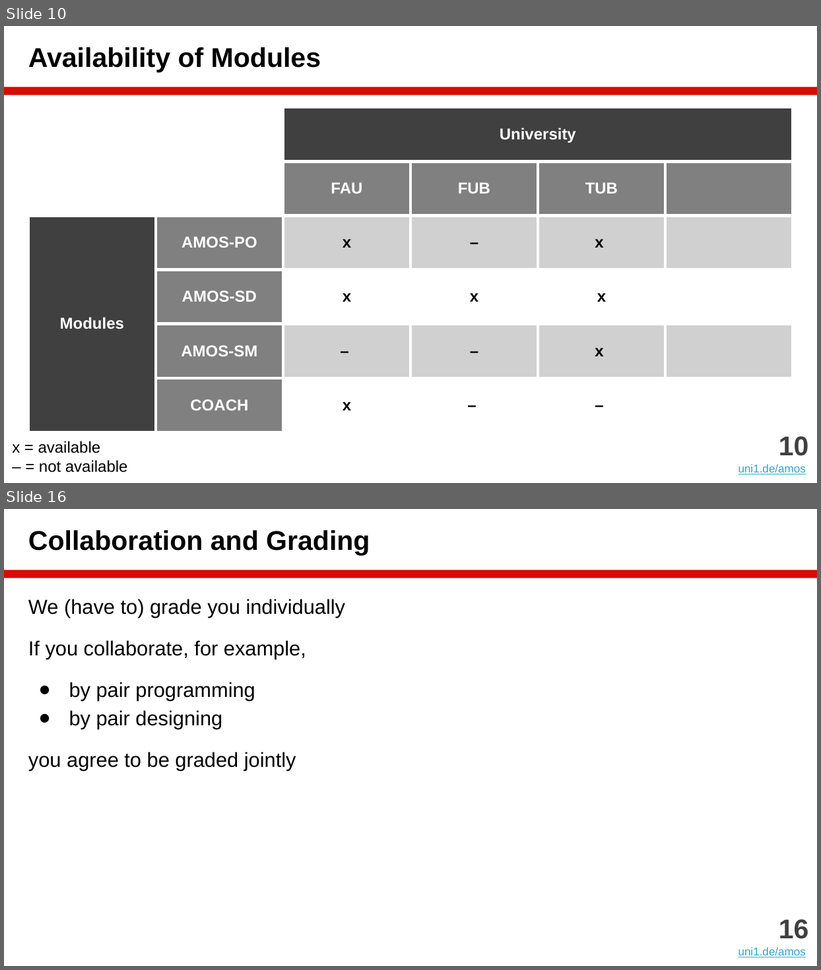
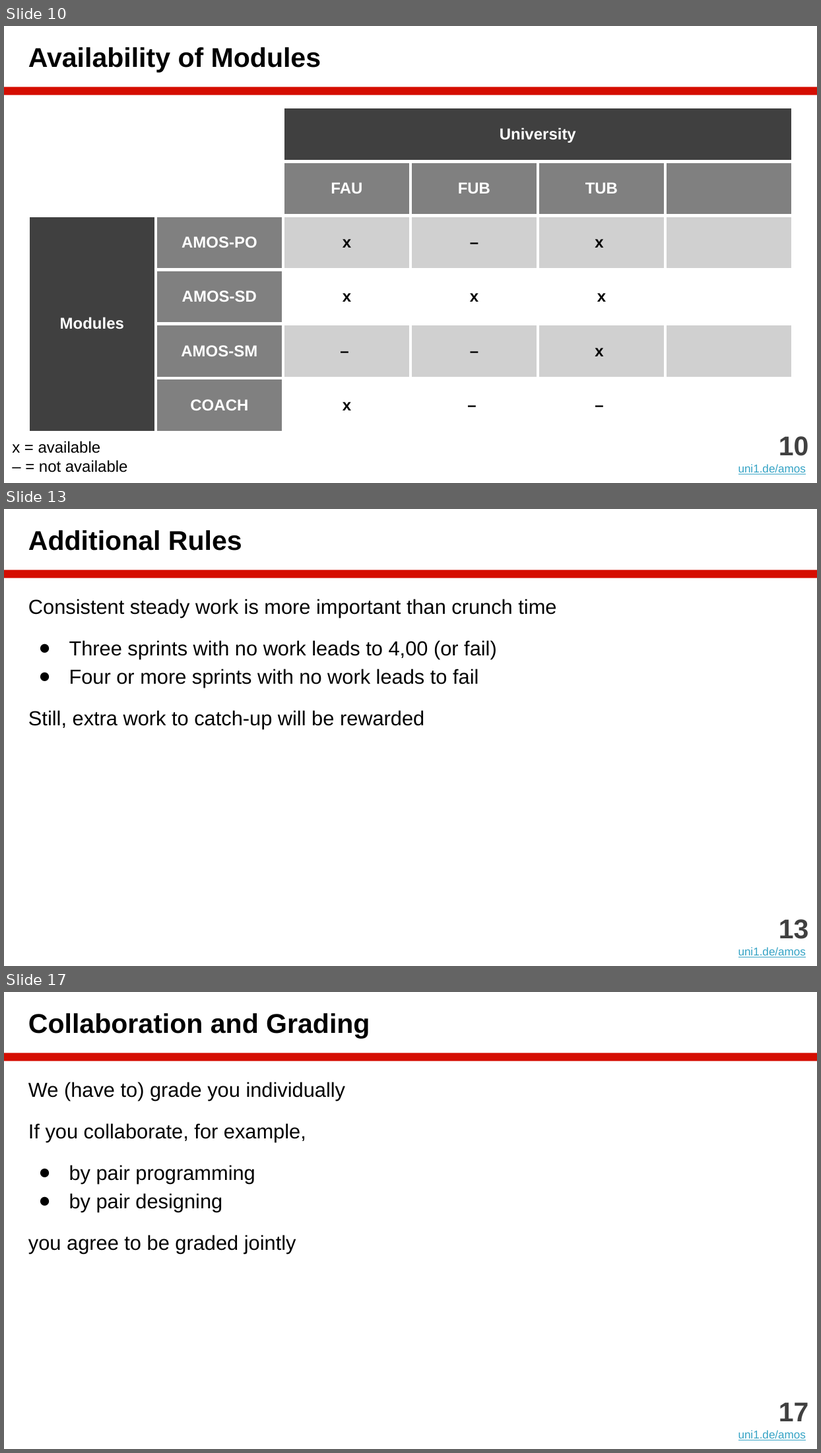
Before and after one commit to dirkriehle/amos-course, a slide deck: Lecture slides/AMOS A01 - Introduction.pptx. Shown one above the other, each under a label of ours: slides 10 and 16 before the commit, slides 10, 13 and 17 after it; the slides between them are not shown. The pictures are 821x970 and 821x1453 pixels, drawn with LibreOffice and Linux fonts; fonts in the diff are those of the drawing. Boxes give left, top, right and bottom in pixels: in the first picture for what was removed or moved away, otherwise in the second. Text is boxed around its words. In the diff, an @@ line names an element or a change of style, - is before the commit and + after.

```diff
--- a/Lecture slides/AMOS A01 - Introduction.pptx
+++ b/Lecture slides/AMOS A01 - Introduction.pptx
@@ slide 13 added at box(4, 509, 817, 966), background #FFFFFF; not listed: 1 template element that a slide beside it also shows @@
@@ title added at box(28, 530, 242, 551), 24 pt, text #000000, bold @@
+Additional Rules
@@ text added at box(28, 599, 556, 729), 18 pt, text #000000 @@
+Consistent steady work is more important than crunch time
+● Three sprints with no work leads to 4,00 (or fail)
+● Four or more sprints with no work leads to fail
+Still, extra work to catch-up will be rewarded
@@ text added at box(739, 920, 809, 958), 10 pt, text #34A3C5, underline @@
+13
+uni1.de/amos
@@ what was slide 16 is now slide 17 @@
@@ text at box(779, 1403, 809, 1422): text changed @@
-16
+17
```
Also in this commit, not shown: 13 slides changed, 3 other files.
